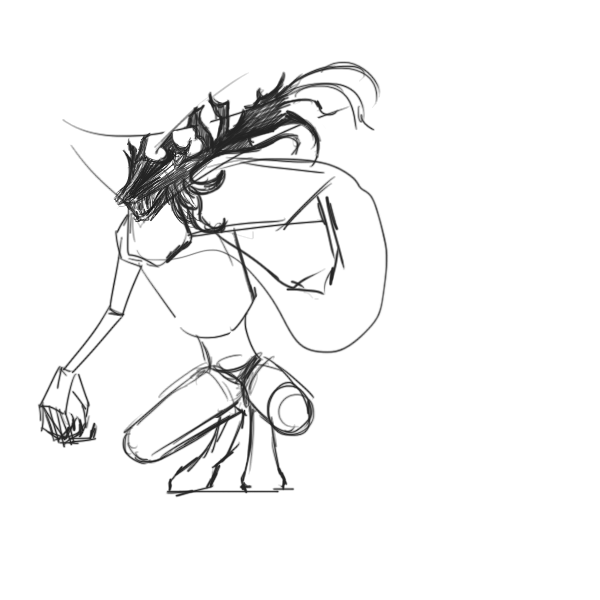
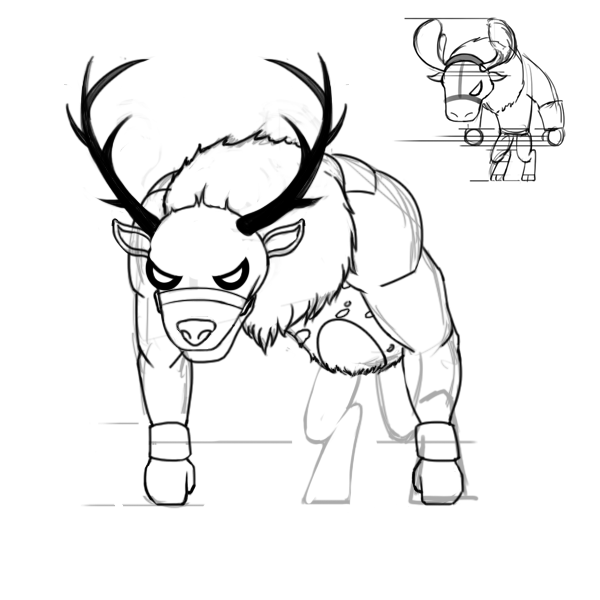
Layered file, before and after one edit (600×600). Changes by layer:
added layer "Layer 2 copy" above "Layer 7" over [392, 17, 566, 184]
added layer "Layer 9" above "Layer 8" over [126, 128, 465, 507]
added layer "Layer 8" above "Layer 5" over [64, 51, 349, 365]
added layer "Layer 5" (33%) above "Layer 2 copy 2" over [80, 120, 479, 509]
hid "Layer 1", painted on it over [37, 61, 389, 498]
